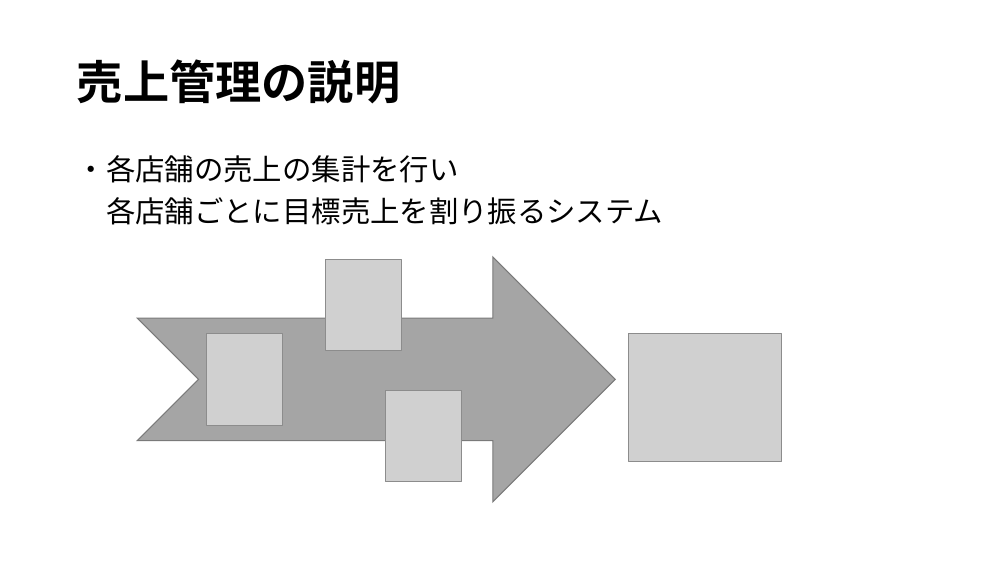
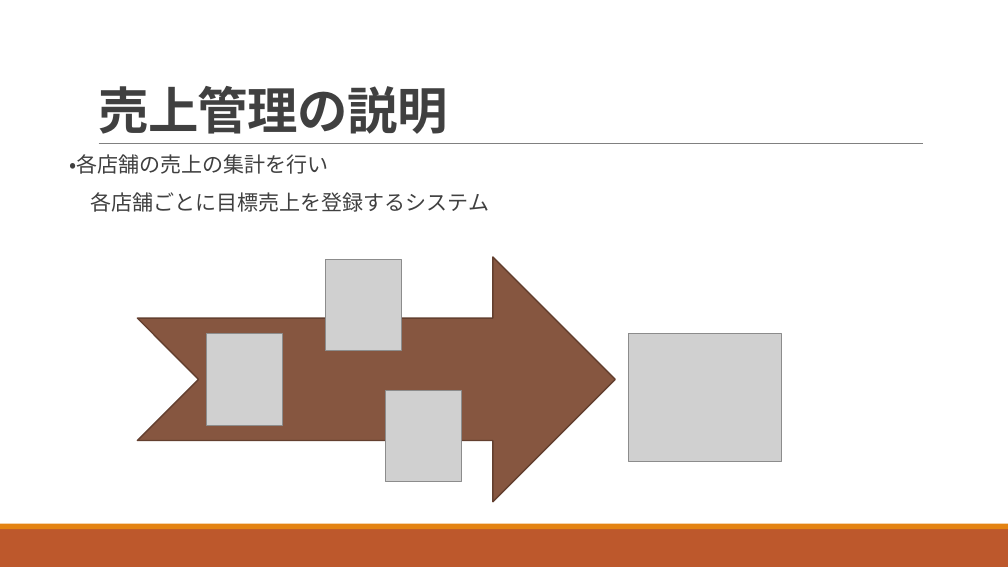
Before and after one commit to ivy239007/UG, a slide deck: slide 3 of プレゼン資料/Webアプリ開発発表資料藤谷 - コピー.pptx. Drawn at 1008x567 pixels with LibreOffice and Linux fonts; fonts in the diff are those of the drawing; grey boxes stand for pictures. Boxes give left, top, right and bottom in pixels: in the first picture for what was removed or moved away, otherwise in the second. Text is boxed around its words. In the diff, an @@ line names an element or a change of style, - is before the commit and + after.

```diff
--- a/プレゼン資料/Webアプリ開発発表資料藤谷 - コピー.pptx
+++ b/プレゼン資料/Webアプリ開発発表資料藤谷 - コピー.pptx
@@ title "売上管理の説明": place and size @@
-title "売上管理の説明" at [77,59,400,104]
+title "売上管理の説明" at [98,86,448,134]
@@ title "売上管理の説明" at [98,86,448,134]: size 44 to 48 pt, font Noto Sans CJK JP to Calibri, text colour #000000 to #404040, letter spacing 0 to -0.5 pt; line spacing 0.9 to 0.85; vertical alignment middle to bottom @@
@@ line added from (99, 144) to (923, 144), #808080 0.5 pt @@
@@ text at [69,154,329,174]: size 28 to 20 pt, font Noto Sans CJK JP to Calibri, text colour #000000 to #404040 in "・各店舗の売上の集計を行い"; more space between paragraphs @@
@@ text at [90,192,489,212]: text changed; size 28 to 20 pt; font Noto Sans CJK JP to Calibri; text colour #000000 to #404040 @@
-各店舗ごとに目標売上を割り振るシステム
+各店舗ごとに目標売上を登録するシステム
@@ notched right arrow at [138,257,616,502]: fill #A5A5A5 to #865640; outline #7A7A7A 1 pt to #63402F 1.25 pt @@
@@ rectangle added at [0,529,1008,567], fill #BD582C @@
@@ rectangle added at [0,524,1008,529], fill #E48312 @@
```
Also in this commit, not shown: 10 other slides changed, 1 other file.
